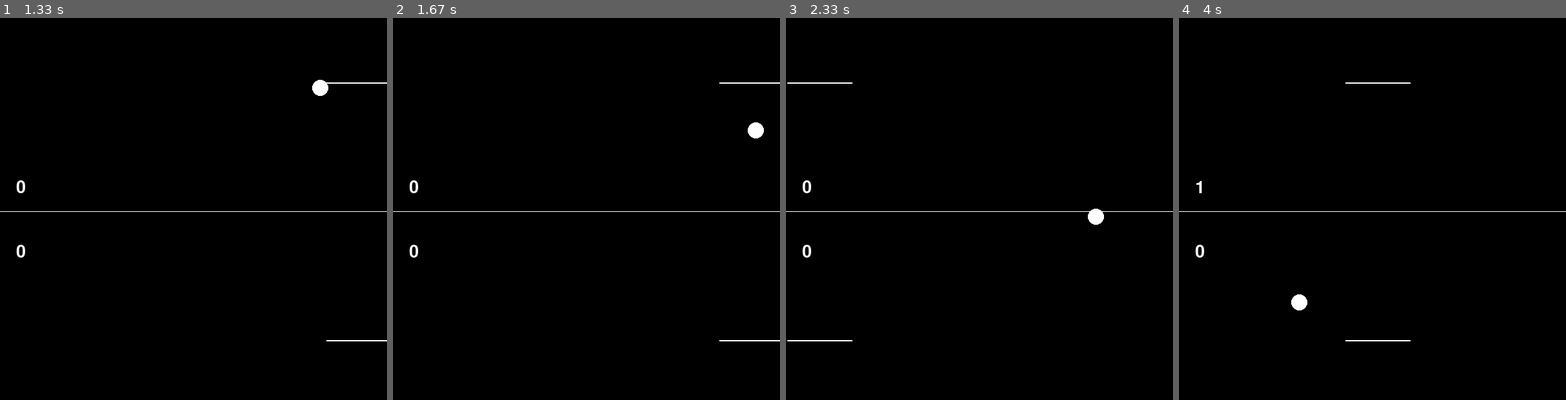
Above: before the commit, frames 1-4 (left to right).
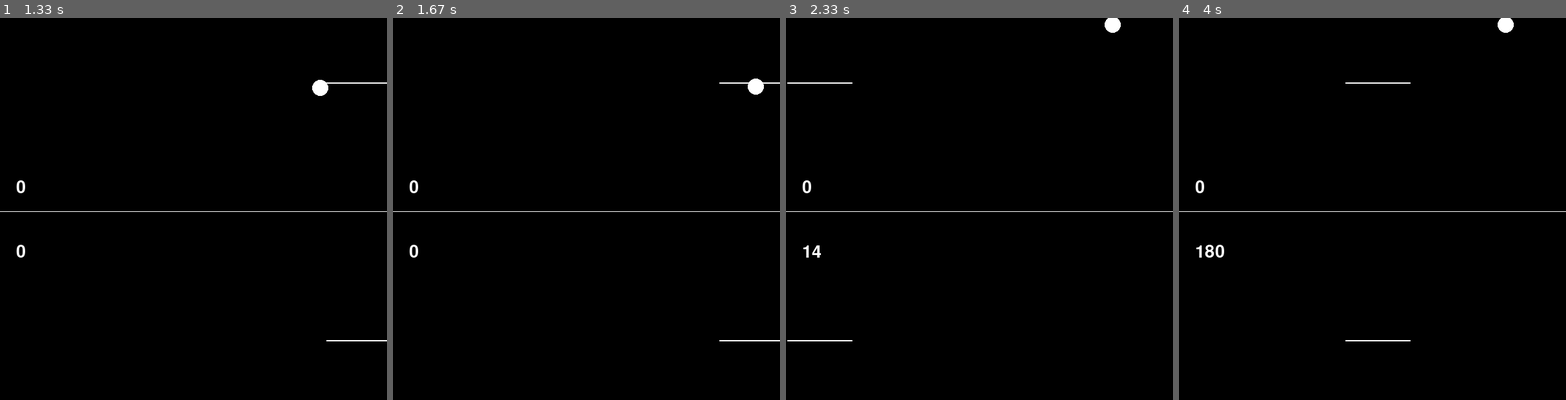
Above: after the commit, the same moments.

Repository: Pkpratik/pygame-class
Game: pygame game, started from Jonah/Projects/P5.0 - 2player Pong.py
Same seed, same stepped clock (60 frames per second), same inputs: the game is played once before the commit and once after it.
Inputs:
- Up to frame 1 (1.33 s): tap Space at 0.33, 0.73, 1.03, 1.23 s; hold Right 0.67-1.13 s; hold D 0.67-1.13 s; hold Right from 1.17 s (still down); hold D from 1.17 s (still down)
- Up to frame 2 (1.67 s): tap Space at 1.53 s; release Right at 1.63 s; release D at 1.63 s
- Up to frame 3 (2.33 s): hold Left 1.67-2.2 s; hold A 1.67-2.2 s; tap Space at 1.73, 2.03, 2.3 s; hold Left from 2.23 s (still down); hold A from 2.23 s (still down)
- Up to frame 4 (4 s): tap Space at 2.6, 2.73, 3.03, 3.4, 3.7, 3.9 s; release Left at 2.63 s; release A at 2.63 s; hold Right 2.67-3.3 s; hold D 2.67-3.3 s; hold Left 3.33-3.8 s; hold A 3.33-3.8 s; hold Right from 3.83 s (still down); hold D from 3.83 s (still down)

Frame 1 is identical in both runs. In frame 2, 0.3% of the frame differs, in the area x 91-96%, y 15-32%; in frame 3, 0.4%; in frame 4, 0.5%, in the area x 4-87%, y 0-77%.

Commit message:
Fixing the commit isseus

Diff:
--- a/Jonah/Projects/P5.0 - 2player Pong.py
+++ b/Jonah/Projects/P5.0 - 2player Pong.py
@@ -19,7 +19,7 @@
 barspeed=8
 
 #sounds
-barhit=pygame.mixer.Sound('Jonah/Projects/2pp_barsound.wav')
+barhit=pygame.mixer.Sound('Projects/2pp_barsound.wav')
 
 #Bar1 (Up)
 line1=pygame.draw.line(screen,white,(250,500),(350,500),2)
@@ -41,56 +41,46 @@
 
         self.forward_speed=2
         self.downward_speed=2
-        self.setup=False
-        self.setdown=False
+
         self.space_pressed=False
     def update(self):
         pygame.draw.rect(screen,white,self.rect,0,25)
         #(GOING TO BE UPDATED) Whichever has the ball, should be able to press space to let the ball loose
-        print(self.setdown,self.setup)
-        if self.setdown==False and self.setup==False:
-            if self.space_pressed==False:
-                self.rect.center=(300,300)
-            else:
-                self.rect.x+=self.forward_speed
-                self.rect.y-=self.downward_speed
-                # if self.rect.bottom>=h or self.rect.top<=0:
-                #     self.downward_speed=-self.downward_speed
-                if self.rect.left<=0 or self.rect.right>=w:
-                    self.forward_speed=-self.forward_speed
-                #Bar1
-                if self.rect.colliderect(bar1):
-                    pygame.mixer.Sound.play(barhit)
-                    if self.downward_speed<0:
-                        self.downward_speed=-self.downward_speed
-                #Bar2
-                if self.rect.colliderect(bar2):
-                    pygame.mixer.Sound.play(barhit)
-                    if self.downward_speed>0:
-                        self.downward_speed=-self.downward_speed
+        if self.space_pressed==False:
+            self.rect.center=(300,300)
         else:
-            print("hhhhhhh")
-            if self.setdown==True:
-                self.rect.centerx=bar2.centerx
-                self.rect.top=bar2.centery+1
-            if self.setup==True:
-                self.rect.centerx=bar1.centerx
-                self.rect.bottom=bar1.centery-1
-
-    # def turnup(self):
-    #     if self.space_pressed==False:
-    #         self.rect.centerx=bar1.centerx
-    #         self.rect.bottom=bar1.centery
-    #     else:
-    #         self.rect.x+=self.forward_speed
-    #         self.rect.y-=self.downward_speed
-    # def turndown(self):
-    #     if self.space_pressed==False:
-    #         self.rect.centerx=bar2.centerx
-    #         self.rect.bottom=bar2.centery
-    #     else:
-    #         self.rect.x-=self.forward_speed
-    #         self.rect.y+=self.downward_speed
+            self.rect.x+=self.forward_speed
+            self.rect.y-=self.downward_speed
+            if self.rect.bottom>=h or self.rect.top<=0:
+                self.downward_speed=-self.downward_speed
+            if self.rect.left<=0 or self.rect.right>=h:
+                self.forward_speed=-self.forward_speed
+            #Bar1
+            if self.rect.colliderect(bar1):
+                pygame.mixer.Sound.play(barhit)
+                self.forward_speed=-self.forward_speed
+                self.forward_speed=-self.forward_speed
+                self.downward_speed=-self.downward_speed
+            #Bar2
+            if self.rect.colliderect(bar2):
+                pygame.mixer.Sound.play(barhit)
+                self.forward_speed=-self.forward_speed
+                self.forward_speed=-self.forward_speed
+                self.downward_speed=-self.downward_speed
+    def turnup(self):
+        if self.space_pressed==False:
+            self.rect.centerx=bar1.centerx
+            self.rect.bottom=bar1.centery
+        else:
+            self.rect.x+=self.forward_speed
+            self.rect.y-=self.downward_speed
+    def turndown(self):
+        if self.space_pressed==False:
+            self.rect.centerx=bar2.centerx
+            self.rect.bottom=bar2.centery
+        else:
+            self.rect.x-=self.forward_speed
+            self.rect.y+=self.downward_speed
 
 ball1=ball()
 
@@ -113,9 +103,6 @@
         bar1=pygame.Rect.move(bar1,-barspeed,0)
     if key[pygame.K_SPACE]==1:
         ball1.space_pressed=True
-        ball1.setdown=False
-        ball1.setup=False
-
 
     #Pongbar2
     if key[pygame.K_d]==1 and bar2.right<=w:
@@ -125,10 +112,10 @@
 
     if ball1.rect.bottom>=h:
         scoreup+=1
-        ball1.setup=True
+        ball1.turnup()
     if ball1.rect.top<=0:
         scoredown+=1
-        ball1.setdown=True
+        ball1.turndown()
 
 
 
